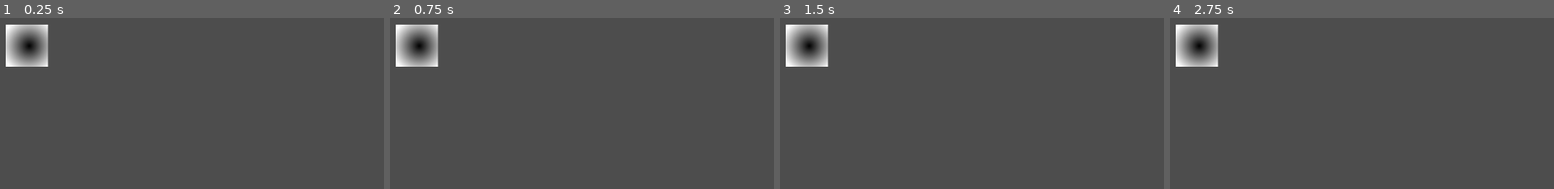
Above: before the commit, frames 1-4 (left to right).
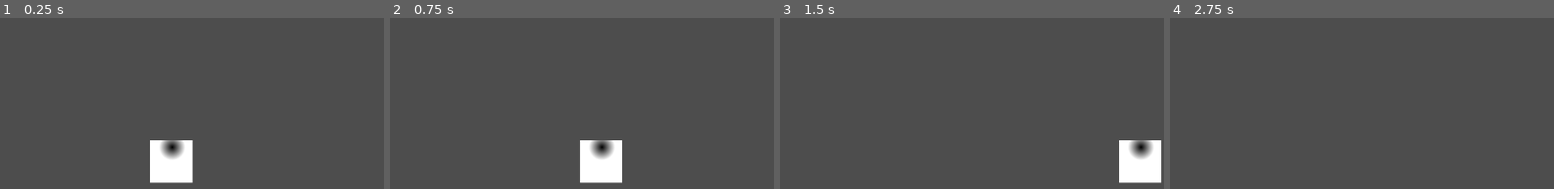
Above: after the commit, the same moments.

Repository: Dolphus2/NordicGameJam2026
Game: Godot game, scene res://scenes/game.tscn
Same seed, same stepped clock (60 frames per second), same inputs: the game is played once before the commit and once after it.
Inputs:
- Up to frame 1 (0.25 s): no input
- Up to frame 2 (0.75 s): tap Enter (ui_accept) at 0.5, 0.6 s; hold Right (ui_right) from 0.53 s (still down)
- Up to frame 3 (1.5 s): keep holding Right (ui_right); tap Enter (ui_accept) at 0.77, 1.07, 1.35 s
- Up to frame 4 (2.75 s): tap Enter (ui_accept) at 1.52, 1.82, 2, 2.1 s; release Right (ui_right) at 2.03 s; hold Q (roll_left, bound only after the commit) from 2.03 s (still down)

The runs differ from the first frame. In frame 1, 5.0% of the frame differs, in the area x 1-51%, y 3-97%; in frame 2, 5.0%; in frame 3, 5.0%; in frame 4, 2.3%.

Commit message:
basic roll and movement

Diff:
--- a/project.godot
+++ b/project.godot
@@ -15,9 +15,40 @@
 config/features=PackedStringArray("4.6", "Forward Plus")
 config/icon="res://icon.svg"
 
+[input]
+
+move_left={
+"deadzone": 0.2,
+"events": []
+}
+move_right={
+"deadzone": 0.2,
+"events": []
+}
+accel={
+"deadzone": 0.2,
+"events": [Object(InputEventKey,"resource_local_to_scene":false,"resource_name":"","device":-1,"window_id":0,"alt_pressed":false,"shift_pressed":false,"ctrl_pressed":false,"meta_pressed":false,"pressed":false,"keycode":0,"physical_keycode":87,"key_label":0,"unicode":119,"location":0,"echo":false,"script":null)
+, Object(InputEventJoypadMotion,"resource_local_to_scene":false,"resource_name":"","device":-1,"axis":1,"axis_value":-1.0,"script":null)
+]
+}
+roll_left={
+"deadzone": 0.2,
+"events": [Object(InputEventKey,"resource_local_to_scene":false,"resource_name":"","device":-1,"window_id":0,"alt_pressed":false,"shift_pressed":false,"ctrl_pressed":false,"meta_pressed":false,"pressed":false,"keycode":0,"physical_keycode":81,"key_label":0,"unicode":113,"location":0,"echo":false,"script":null)
+, Object(InputEventJoypadMotion,"resource_local_to_scene":false,"resource_name":"","device":-1,"axis":0,"axis_value":-1.0,"script":null)
+]
+}
+roll_right={
+"deadzone": 0.2,
+"events": [Object(InputEventKey,"resource_local_to_scene":false,"resource_name":"","device":-1,"window_id":0,"alt_pressed":false,"shift_pressed":false,"ctrl_pressed":false,"meta_pressed":false,"pressed":false,"keycode":0,"physical_keycode":69,"key_label":0,"unicode":101,"location":0,"echo":false,"script":null)
+, Object(InputEventJoypadMotion,"resource_local_to_scene":false,"resource_name":"","device":-1,"axis":0,"axis_value":1.0,"script":null)
+]
+}
+
 [physics]
 
 3d/physics_engine="Jolt Physics"
+2d/default_gravity=0.0
+2d/default_gravity_vector=Vector2(0, 0)
 
 [rendering]
 
--- a/scenes/game.tscn
+++ b/scenes/game.tscn
@@ -4,7 +4,7 @@
 
 [node name="Game" type="Node2D" unique_id=1375401336]
 
-[node name="CharacterBody2D" parent="." unique_id=1597567515 instance=ExtResource("1_uwrxv")]
-position = Vector2(37, 18)
+[node name="Player" parent="." unique_id=1597567515 instance=ExtResource("1_uwrxv")]
+position = Vector2(255, 193)
 
 [node name="Camera2D" type="Camera2D" parent="." unique_id=367364067]
--- a/scenes/player.tscn
+++ b/scenes/player.tscn
@@ -1,18 +1,23 @@
 [gd_scene format=3 uid="uid://dovur5twno2b1"]
+
+[ext_resource type="Script" uid="uid://c3wgieqcegilv" path="res://scripts/player.gd" id="1_3vyb7"]
 
 [sub_resource type="Gradient" id="Gradient_u8vuu"]
 
 [sub_resource type="GradientTexture2D" id="GradientTexture2D_3vyb7"]
 gradient = SubResource("Gradient_u8vuu")
 fill = 1
-fill_from = Vector2(0.5565217, 0.5043478)
+fill_from = Vector2(0.5217391, 0.15652174)
+fill_to = Vector2(0.5304348, 0.4695652)
 
 [sub_resource type="RectangleShape2D" id="RectangleShape2D_g2els"]
 size = Vector2(60, 60)
 
-[node name="CharacterBody2D" type="CharacterBody2D" unique_id=1597567515]
+[node name="Player" type="CharacterBody2D" unique_id=1597567515]
+script = ExtResource("1_3vyb7")
 
 [node name="Sprite2D" type="Sprite2D" parent="." unique_id=761015102]
+z_index = 5
 texture = SubResource("GradientTexture2D_3vyb7")
 
 [node name="CollisionShape2D" type="CollisionShape2D" parent="." unique_id=116991104]
--- a/scripts/player.gd
+++ b/scripts/player.gd
@@ -3,16 +3,28 @@
 
 const SPEED = 300.0
 const JUMP_VELOCITY = -400.0
+const TURN_SPEED = 30
+const ACCELERATION = 50
+var orientation = 0 # In radians. 0 is up
 
 
 func _physics_process(delta: float) -> void:
 	# Add the gravity.
-	if not is_on_floor():
-		velocity += get_gravity() * delta
+	#if not is_on_floor():
+		#velocity += get_gravity() * delta
 
-	# Handle jump.
-	if Input.is_action_just_pressed("ui_accept") and is_on_floor():
-		velocity.y = JUMP_VELOCITY
+	if Input.is_action_pressed("roll_left"):
+		orientation += delta * TURN_SPEED
+
+	if Input.is_action_pressed("roll_rigth"):
+		orientation -= delta * TURN_SPEED
+
+	if Input.is_action_pressed("accel"):
+		velocity += delta * ACCELERATION * Vector2(cos(orientation), sin(orientation))
+
+	## Handle jump.
+	#if Input.is_action_just_pressed("ui_accept") and is_on_floor():
+		#velocity.y = JUMP_VELOCITY
 
 	# Get the input direction and handle the movement/deceleration.
 	# As good practice, you should replace UI actions with custom gameplay actions.
Not shown, changed: scripts/player.gd.uid
